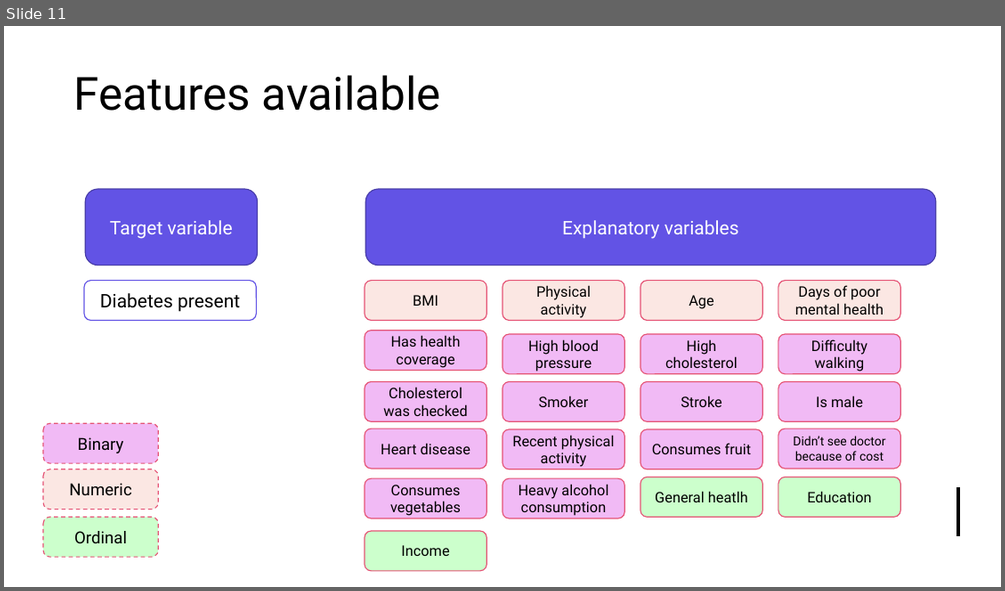
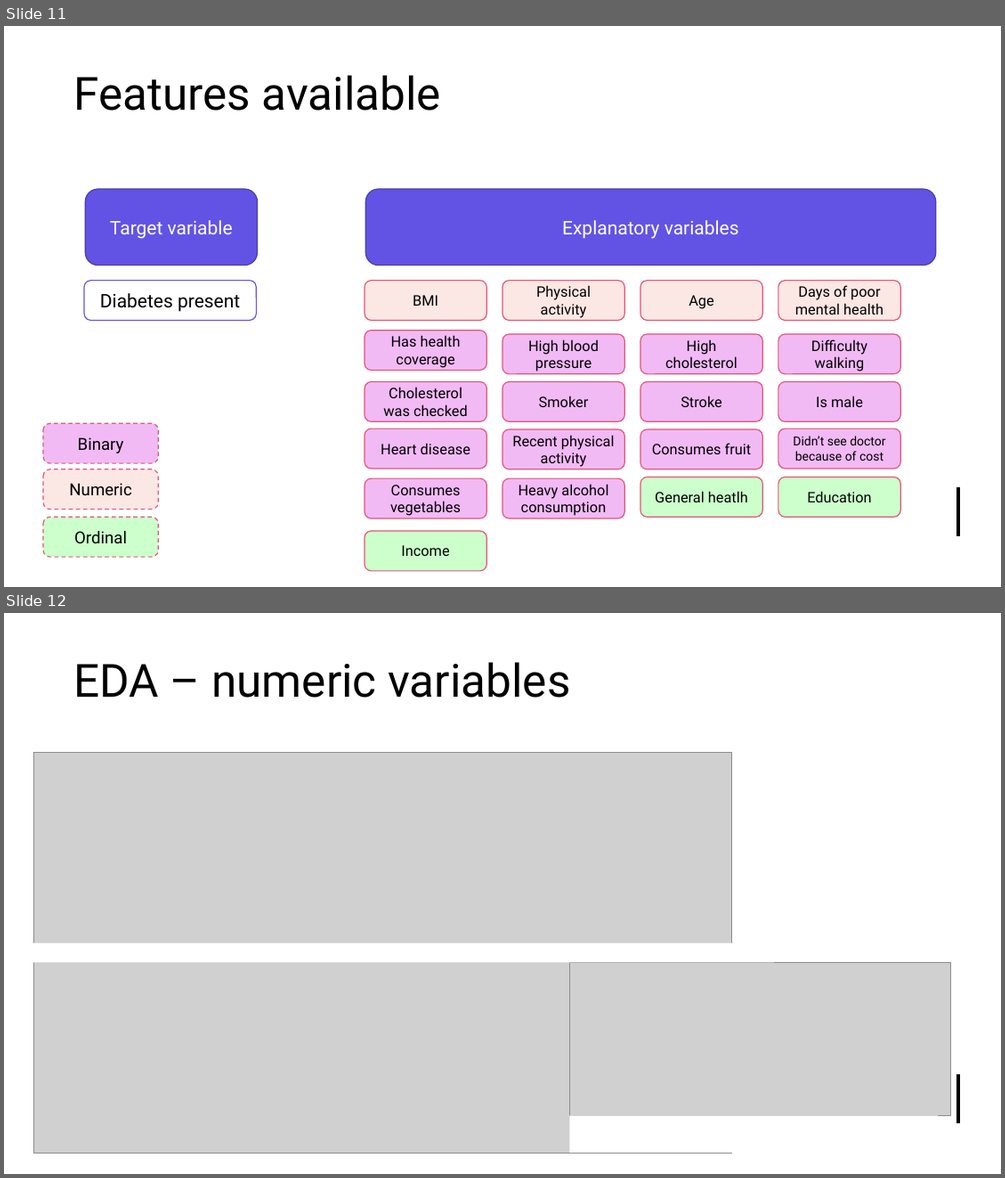
Before and after one commit to tjstarak/DSBA-ML2, a slide deck: slides/ML2_deck.pptx. Shown one above the other, each under a label of ours: slide 11 before the commit, slides 11 and 12 after it. The pictures are 1005x591 and 1005x1178 pixels, drawn with LibreOffice and Linux fonts; fonts in the diff are those of the drawing; grey boxes stand for pictures. Boxes give left, top, right and bottom in pixels: in the first picture for what was removed or moved away, otherwise in the second. Text is boxed around its words. In the diff, an @@ line names an element or a change of style, - is before the commit and + after.

```diff
--- a/slides/ML2_deck.pptx
+++ b/slides/ML2_deck.pptx
@@ slide 12 added at (x1=4, y1=613, x2=1001, y2=1174), background #FFFFFF; not listed: 3 template elements that a slide beside it also shows @@
@@ title added at (x1=73, y1=662, x2=570, y2=698), 44 pt, text #000000 @@
+EDA – numeric variables
@@ picture added at (x1=34, y1=753, x2=732, y2=1153) @@
@@ rectangle added at (x1=22, y1=943, x2=774, y2=962), fill #FFFFFF @@
@@ picture added at (x1=569, y1=962, x2=951, y2=1116) @@
@@ rectangle added at (x1=569, y1=1116, x2=938, y2=1153), fill #FFFFFF @@
```
Also in this commit, not shown: 1 slide changed, 3 other slides added.
